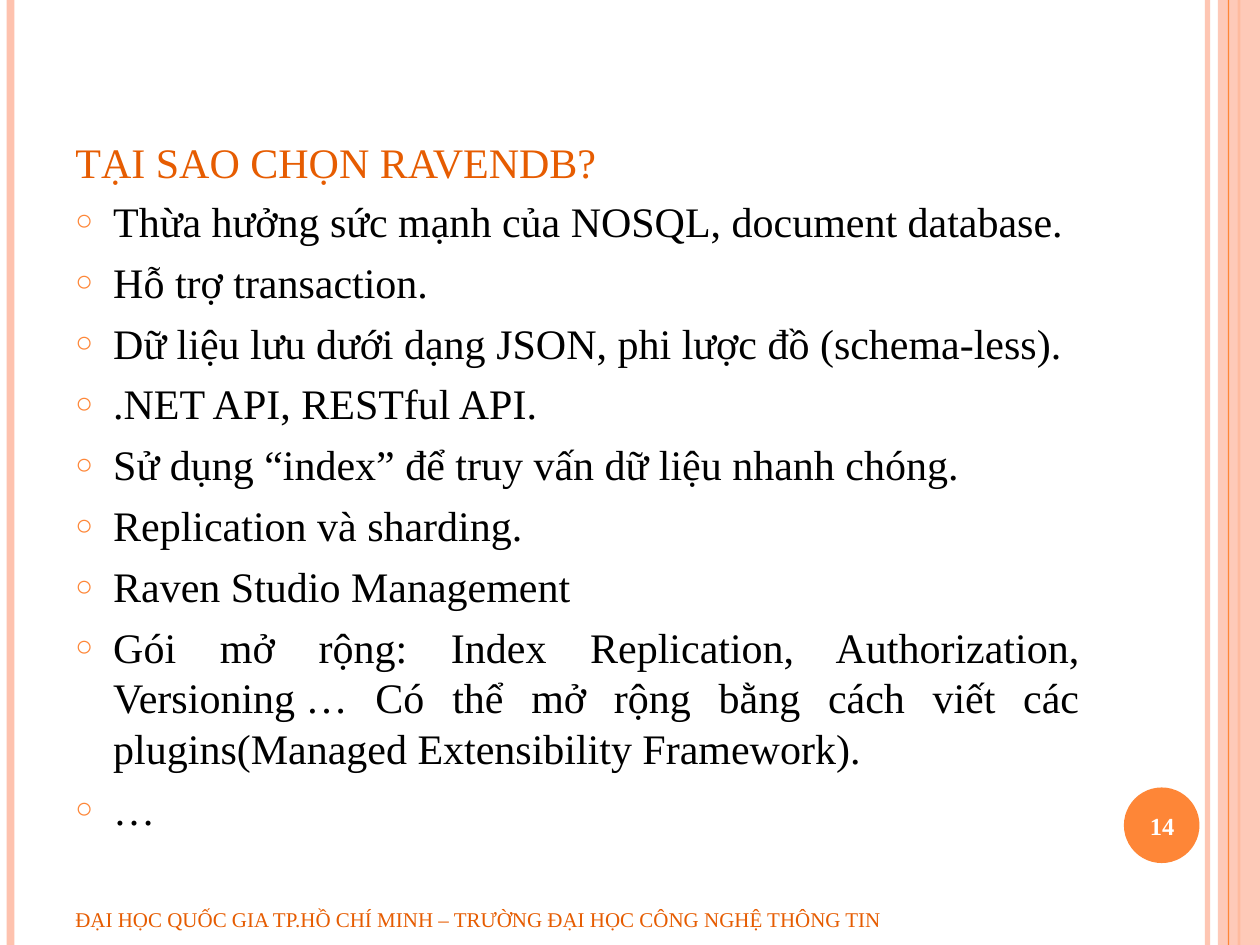
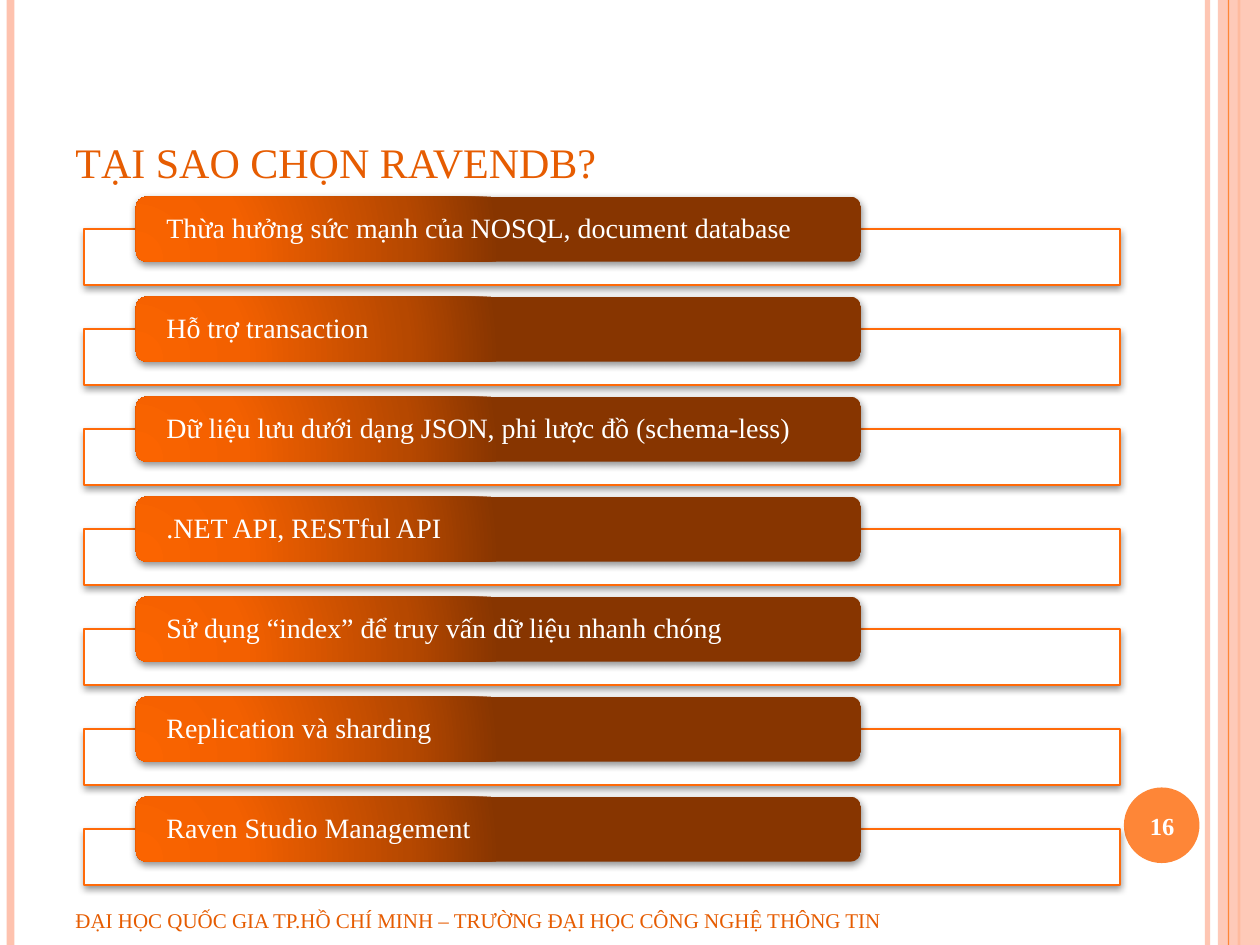
Before and after one commit to geovip/nosqlravendbuit, a slide deck: slide 16 of Document/slide bao cao.pptx (slide 14 before the commit). Drawn at 1260x945 pixels with LibreOffice and Linux fonts; fonts in the diff are those of the drawing; background and template pictures are left out. Boxes give left, top, right and bottom in pixels: in the first picture for what was removed or moved away, otherwise in the second. Text is boxed around its words. In the diff, an @@ line names an element or a change of style, - is before the commit and + after.

Commit message:
update bao cao + slide

```diff
--- a/Document/slide bao cao.pptx
+++ b/Document/slide bao cao.pptx
@@ text removed at bbox=[113, 207, 1080, 773] @@
-○ Thừa hưởng sức mạnh của NOSQL, document database.
-○ Hỗ trợ transaction.
-○ Dữ liệu lưu dưới dạng JSON, phi lược đồ (schema-less).
-○ .NET API, RESTful API.
-○ Sử dụng “index” để truy vấn dữ liệu nhanh chóng.
-○ Replication và sharding.
-○ Raven Studio Management
-○ Gói mở rộng: Index Replication, Authorization, Versioning … Có thể mở rộng bằng cách viết các plugins(Managed Extensibility Framework).
-○ …
@@ freeform shape added at bbox=[136, 197, 862, 262], fill gradient #FD6400 to #F46100 to #B74900 to #873600, 16 pt, text #FFFFFF @@
+Thừa hưởng sức mạnh của NOSQL, document database
@@ rectangle added at bbox=[84, 229, 1120, 285], fill #FFFFFF at 90% opacity, outline #FF6B0A 1 pt @@
@@ freeform shape added at bbox=[136, 296, 862, 362], fill gradient #FD6400 to #F46100 to #B74900 to #873600, 16 pt, text #FFFFFF @@
+Hỗ trợ transaction
@@ rectangle added at bbox=[84, 329, 1120, 384], fill #FFFFFF at 90% opacity, outline #FF6B0A 1 pt @@
@@ freeform shape added at bbox=[136, 397, 862, 462], fill gradient #FD6400 to #F46100 to #B74900 to #873600, 16 pt, text #FFFFFF @@
+Dữ liệu lưu dưới dạng JSON, phi lược đồ (schema-less)
@@ rectangle added at bbox=[84, 430, 1120, 485], fill #FFFFFF at 90% opacity, outline #FF6B0A 1 pt @@
@@ freeform shape added at bbox=[136, 496, 862, 562], fill gradient #FD6400 to #F46100 to #B74900 to #873600, 16 pt, text #FFFFFF @@
+.NET API, RESTful API
@@ rectangle added at bbox=[84, 529, 1120, 585], fill #FFFFFF at 90% opacity, outline #FF6B0A 1 pt @@
@@ freeform shape added at bbox=[136, 597, 862, 663], fill gradient #FD6400 to #F46100 to #B74900 to #873600, 16 pt, text #FFFFFF @@
+Sử dụng “index” để truy vấn dữ liệu nhanh chóng
@@ rectangle added at bbox=[84, 629, 1120, 684], fill #FFFFFF at 90% opacity, outline #FF6B0A 1 pt @@
@@ freeform shape added at bbox=[136, 697, 862, 762], fill gradient #FD6400 to #F46100 to #B74900 to #873600, 16 pt, text #FFFFFF @@
+Replication và sharding
@@ rectangle added at bbox=[84, 730, 1120, 785], fill #FFFFFF at 90% opacity, outline #FF6B0A 1 pt @@
@@ freeform shape added at bbox=[136, 796, 862, 862], fill gradient #FD6400 to #F46100 to #B74900 to #873600, 16 pt, text #FFFFFF @@
+Raven Studio Management
@@ rectangle added at bbox=[84, 829, 1120, 885], fill #FFFFFF at 90% opacity, outline #FF6B0A 1 pt @@
@@ page number at bbox=[1150, 819, 1175, 836]: text changed @@
-14
+16
```
Also in this commit, not shown: 10 other slides changed, 4 slides removed, 1 other file.
